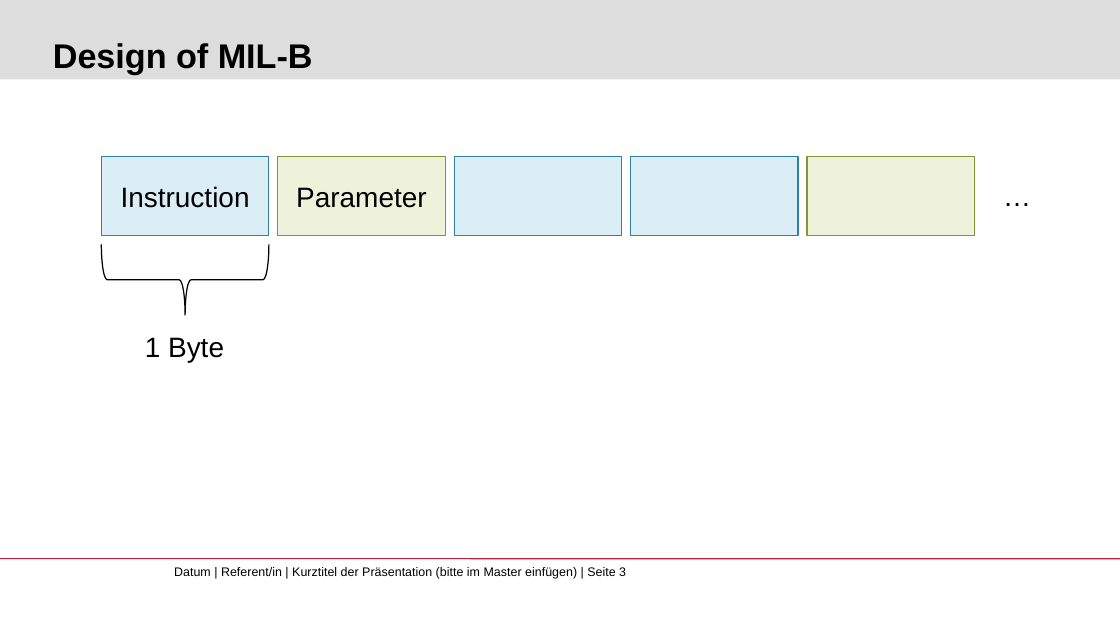
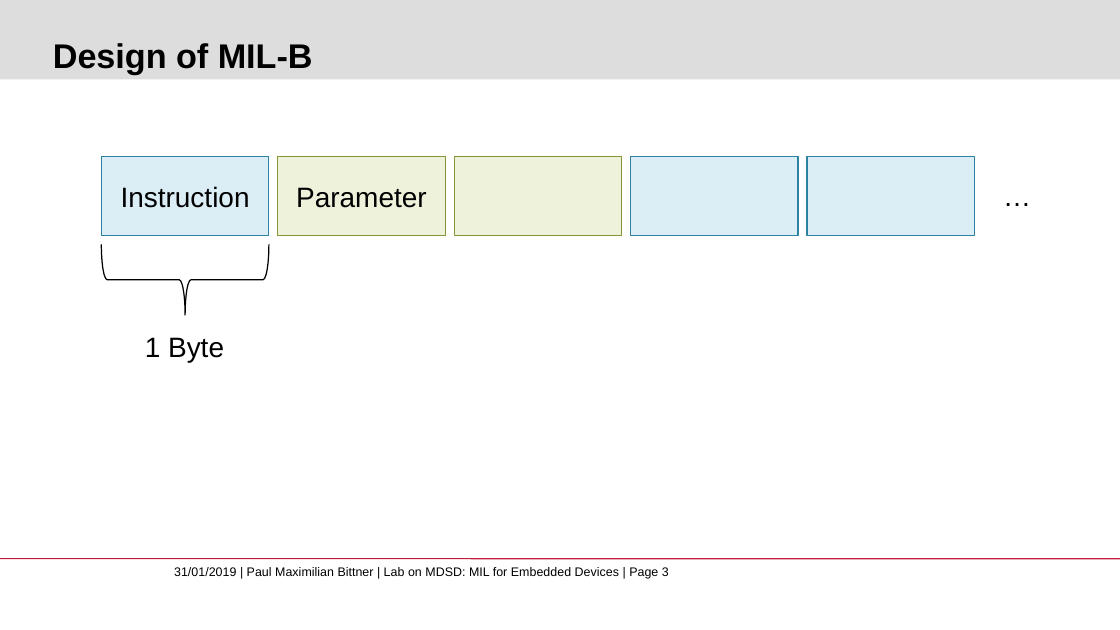
Before and after one commit to pmbittner/MDSDWS1819, a slide deck: slide 3 of Presentation/MDSD_Bittner_Embedded.pptx. Drawn at 1120x630 pixels with LibreOffice and Linux fonts; fonts in the diff are those of the drawing; background and template pictures are left out. Boxes give left, top, right and bottom in pixels: in the first picture for what was removed or moved away, otherwise in the second. Text is boxed around its words. In the diff, an @@ line names an element or a change of style, - is before the commit and + after.

```diff
--- a/Presentation/MDSD_Bittner_Embedded.pptx
+++ b/Presentation/MDSD_Bittner_Embedded.pptx
@@ rectangle at (x1=455, y1=157, x2=623, y2=236): fill #DBEDF5 to #EFF2DB; outline #2F81A3 0.79 pt to #859435 0.79 pt @@
@@ rectangle at (x1=806, y1=157, x2=974, y2=236): fill #EFF2DB to #DBEDF5; outline #859435 0.79 pt to #2F81A3 0.79 pt @@
@@ text at (x1=174, y1=567, x2=669, y2=579): text changed @@
-Datum | Referent/in | Kurztitel der Präsentation (bitte im Master einfügen) | Seite 3
+31/01/2019 | Paul Maximilian Bittner | Lab on MDSD: MIL for Embedded Devices | Page 3
```
Also in this commit, not shown: 11 other slides changed.
